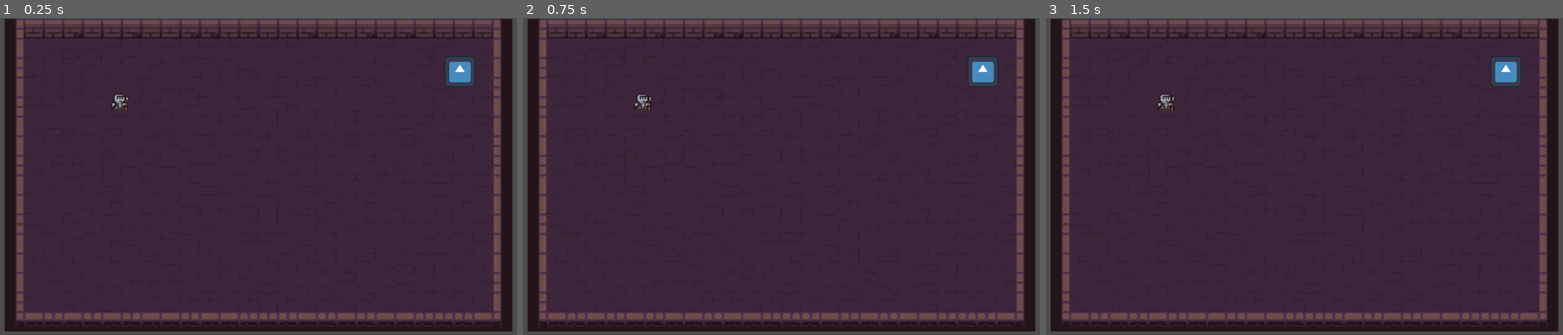
Above: before the commit, frames 1-3 (left to right).
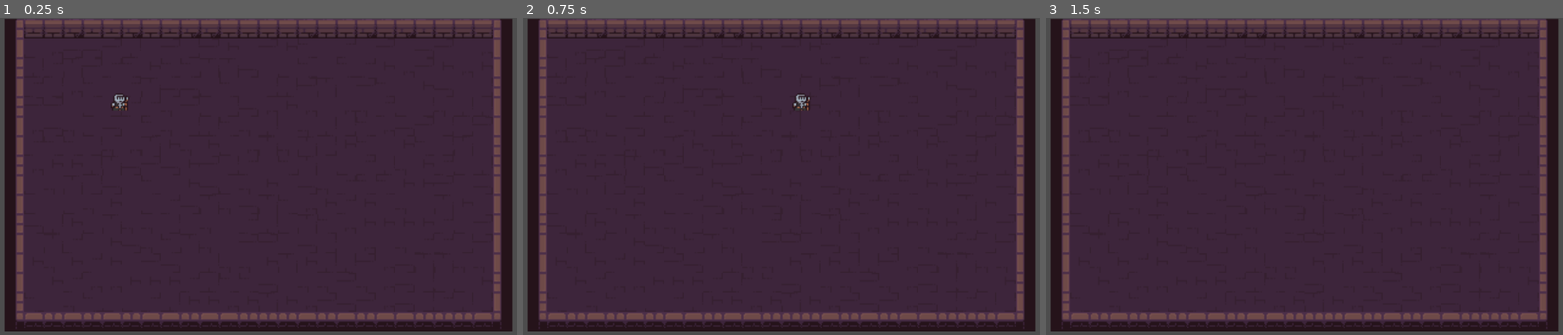
Above: after the commit, the same moments.

Repository: JamesMcC23/Godot_work
Game: Godot game, scene res://scenes/overworld.tscn
The game is run twice, just before and just after one commit, with the same random seed, the same clock (stepped at 60 frames per second) and the same inputs. The engine's default icon, where the game draws it, is replaced by a stand-in: a white triangle on a blue panel in a dark square.
Inputs:
- Up to frame 1 (0.25 s): no input
- Up to frame 2 (0.75 s): tap Enter at 0.5 s; hold D (right) from 0.53 s (still down); tap Space (action) at 0.6 s
- Up to frame 3 (1.5 s): tap Space (action) at 1.25 s; release D (right) at 1.28 s; hold S (down) from 1.28 s (still down); tap Shift (action_2) at 1.35 s

The runs differ from the first frame. In frame 1, 0.3% of the frame differs, in the area x 85-92%, y 12-22%; in frame 2, 0.5%, in the area x 21-92%, y 12-30%; in frame 3, 0.4%.

Commit message:
move changes

Diff:
--- a/godot-test-work/scenes/overworld.tscn
+++ b/godot-test-work/scenes/overworld.tscn
@@ -19,7 +19,7 @@
 
 [node name="enemy" type="Sprite2D" parent="enemy_spawner" unique_id=1384018537]
 z_index = 1
-position = Vector2(164.99998, -85.99999)
+position = Vector2(311, -126)
 scale = Vector2(0.2, 0.2)
 texture = ExtResource("2_eab5i")
 script = ExtResource("1_m1b5j")
--- a/godot-test-work/scripts/player_controller.gd
+++ b/godot-test-work/scripts/player_controller.gd
@@ -11,7 +11,7 @@
 
 func get_input():
 	var input_direction = Input.get_vector("left","right","up","down")
-	velocity += input_direction * 400
+	velocity += input_direction * 100
 	print(input_direction)
 
 # Called every frame. 'delta' is the elapsed time since the previous frame.
@@ -21,3 +21,4 @@
 		spawn_enemy.emit()
 	if Input.is_action_just_pressed("action_2"):
 		kill_enemy.emit()
+	move_and_slide()
